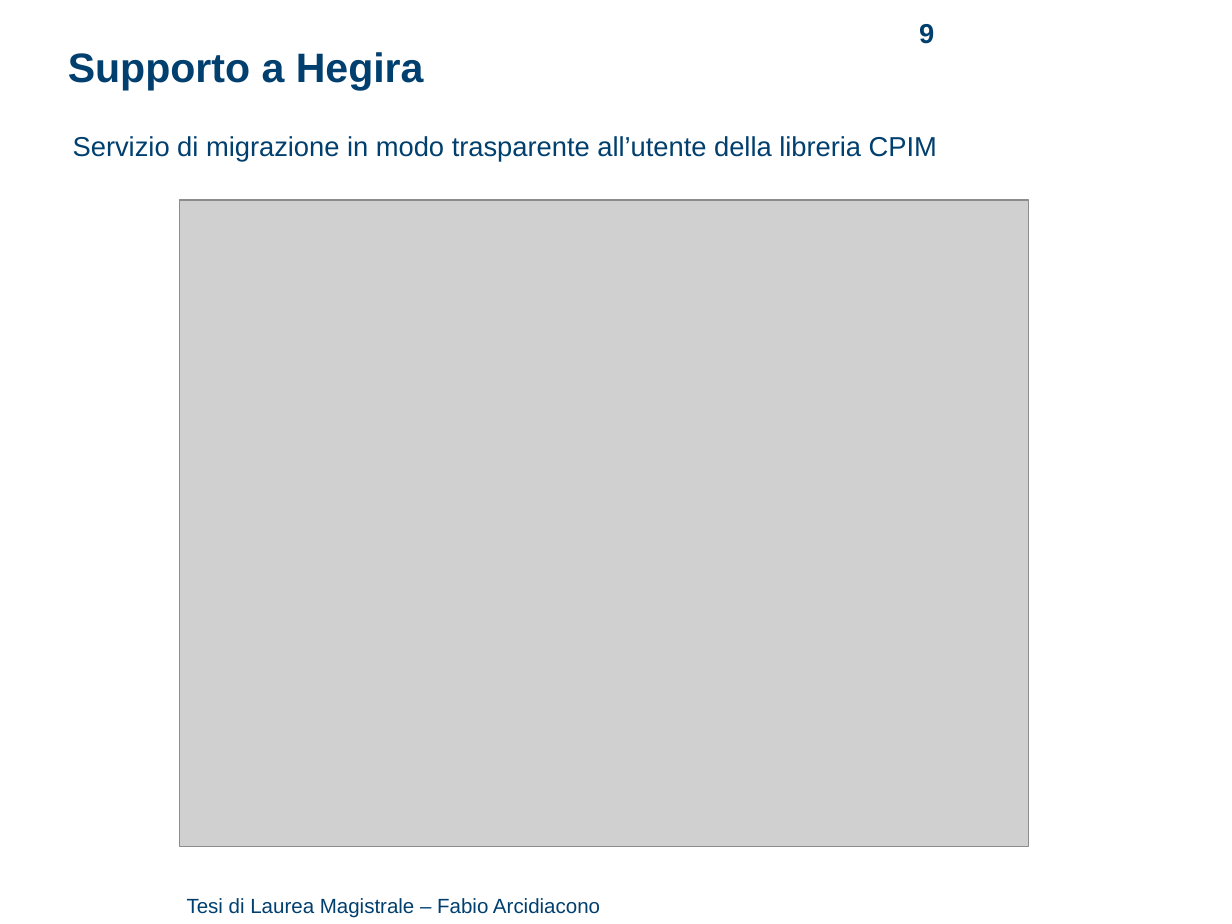
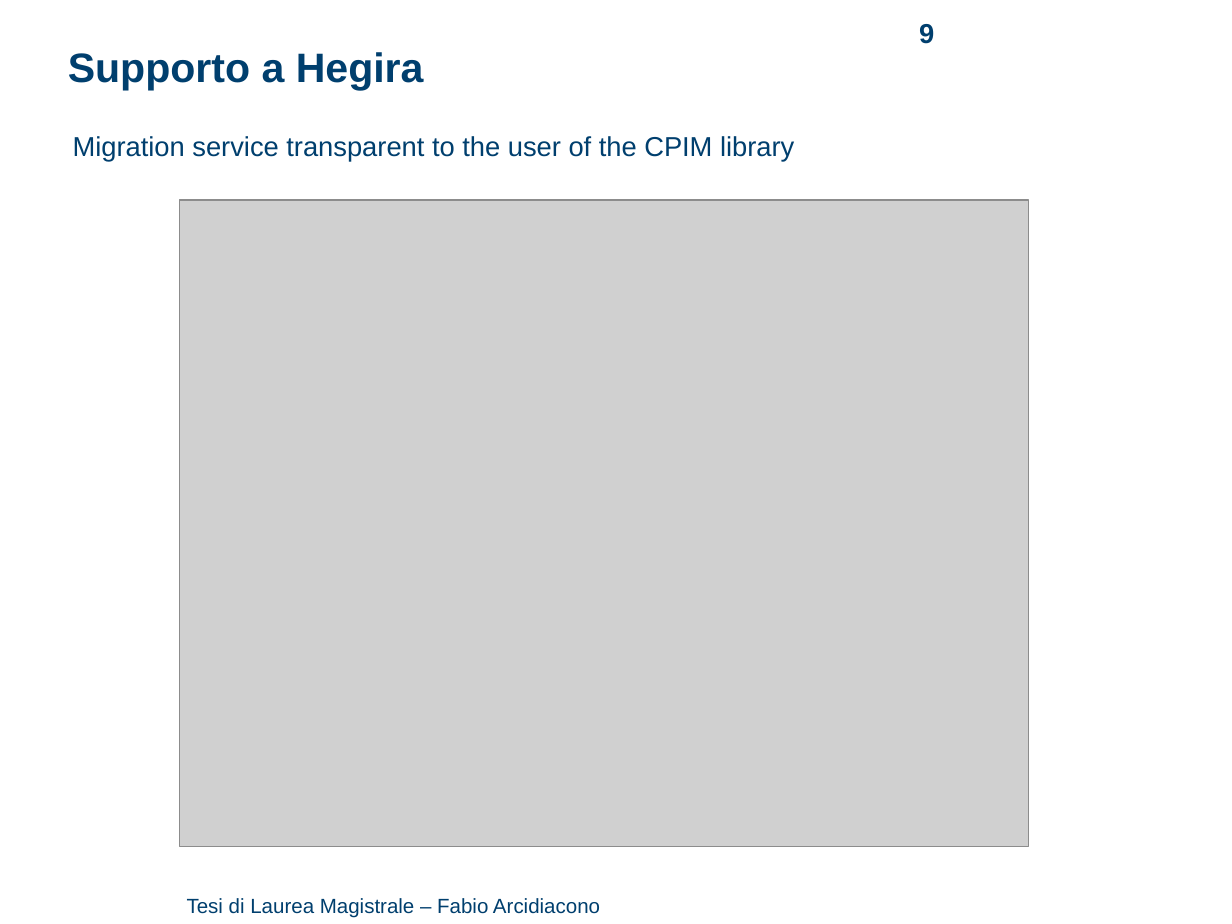
Before and after one commit to arci/thesis, a slide deck: slide 9 of presentation/ThesisPresentation.ppt. Drawn at 1232x924 pixels with LibreOffice and Linux fonts; fonts in the diff are those of the drawing; grey boxes stand for pictures; background and template pictures are left out. Boxes give left, top, right and bottom in pixels: in the first picture for what was removed or moved away, otherwise in the second. Text is boxed around its words. In the diff, an @@ line names an element or a change of style, - is before the commit and + after.

```diff
--- a/presentation/ThesisPresentation.ppt
+++ b/presentation/ThesisPresentation.ppt
@@ text at [73,136,794,161]: text changed @@
-Servizio di migrazione in modo trasparente all’utente della libreria CPIM
+Migration service transparent to the user of the CPIM library
```
Also in this commit, not shown: 7 other slides changed, 1 other file.
